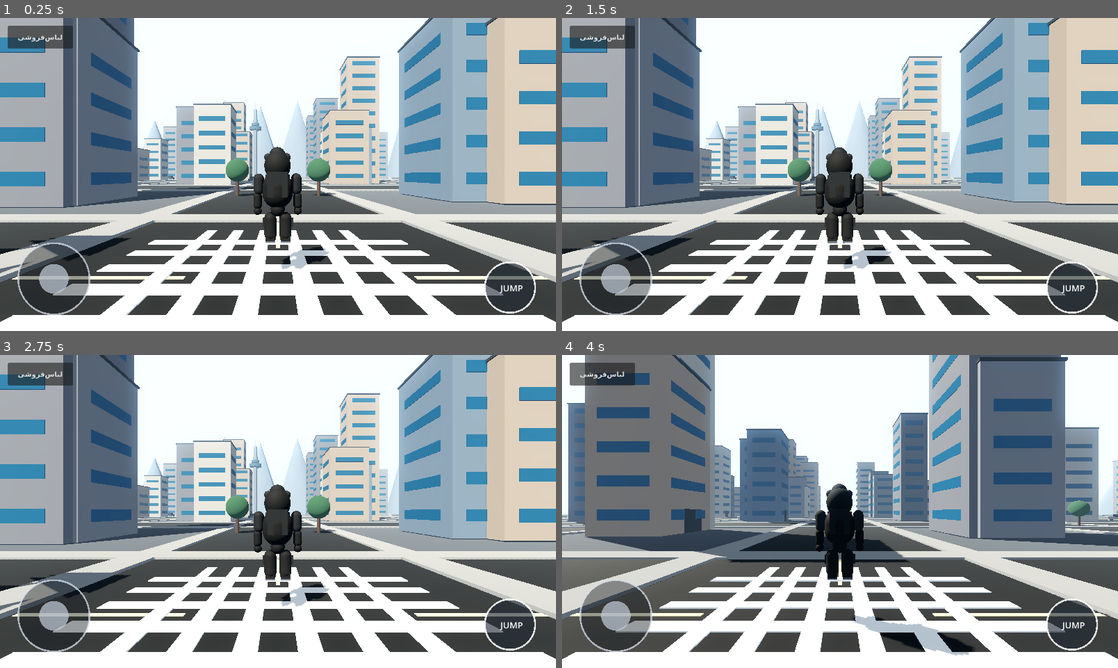
Above: before the commit, frames 1-4 (two rows, left to right).
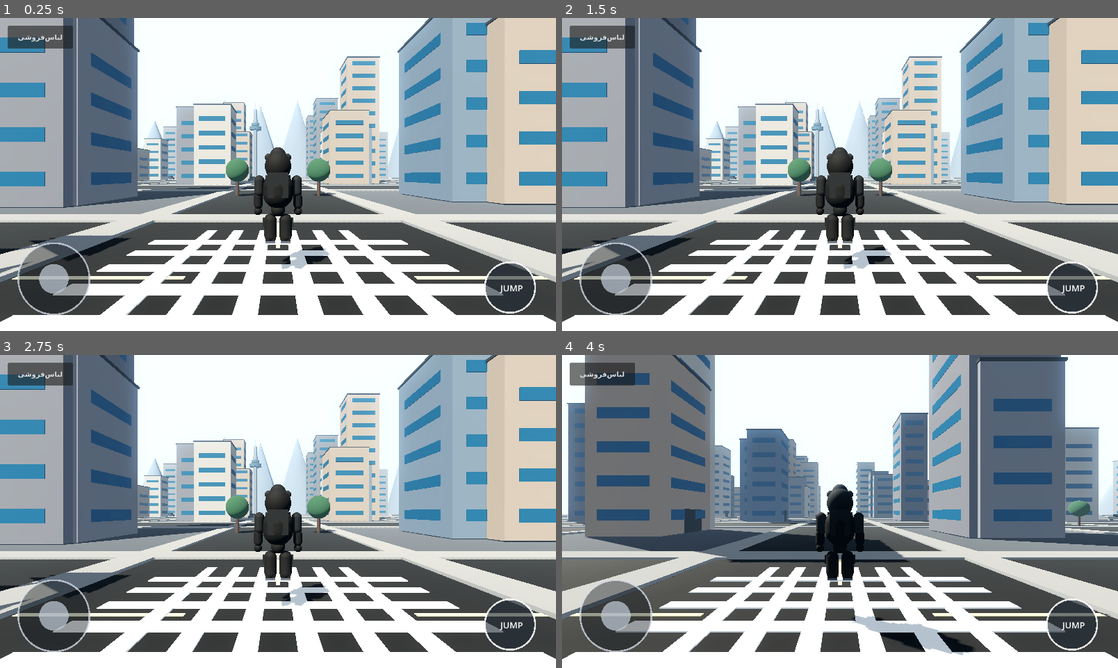
Above: after the commit, the same moments.

Repository: nickdehghani95-cmyk/GHOST-OPEN-WORLD
Game: Godot game, scene res://scenes/main.tscn
Same seed, same stepped clock (60 frames per second), same inputs: the game is played once before the commit and once after it.
Inputs (mouse positions are in pixels of both pictures, inside the frame that each line leads up to):
- Up to frame 1 (0.25 s): no input
- Up to frame 2 (1.5 s): click "لباس‌فروشی" at 0.5 s; tap Enter at 1.25 s; drag from (840, 174) to (895, 105) at 1.27 s
- Up to frame 3 (2.75 s): drag from (166, 527) to (250, 574) at 2.02 s
- Up to frame 4 (4 s): move the mouse to (895, 442) at 2.77 s; hold D (move_right) 2.78-3.5 s; drag from (812, 574) to (673, 464) at 3.52 s

The runs differ from the first frame. In frame 1, 0.2% of the frame differs, in the area x 45-60%, y 41-79%; in frame 2, 0.2%; in frame 3, 0.2%; in frame 4, 0.2%.

Commit message:
Add grounded articulated walk cycle with arm swing

Diff:
--- a/scripts/player.gd
+++ b/scripts/player.gd
@@ -8,6 +8,10 @@
 var jacket_material: StandardMaterial3D
 var avatar: Node3D
 var animation_clock: float = 0.0
+var left_arm_pivot: Node3D
+var right_arm_pivot: Node3D
+var left_leg_pivot: Node3D
+var right_leg_pivot: Node3D
 
 func _ready() -> void:
     _setup_input()
@@ -94,12 +98,21 @@
     _sphere(avatar, "LeftHeadset", 0.09, Vector3(-0.205, 1.88, 0.015), armor)
     _sphere(avatar, "RightHeadset", 0.09, Vector3(0.205, 1.88, 0.015), armor)
 
-    _capsule(avatar, "LeftUpperArm", 0.115, 0.48, Vector3(-0.42, 1.28, 0), fabric)
-    _capsule(avatar, "RightUpperArm", 0.115, 0.48, Vector3(0.42, 1.28, 0), fabric)
-    _capsule(avatar, "LeftForearm", 0.095, 0.38, Vector3(-0.45, 0.91, -0.015), black)
-    _capsule(avatar, "RightForearm", 0.095, 0.38, Vector3(0.45, 0.91, -0.015), black)
-    _sphere(avatar, "LeftGlove", 0.09, Vector3(-0.45, 0.68, -0.02), dark)
-    _sphere(avatar, "RightGlove", 0.09, Vector3(0.45, 0.68, -0.02), dark)
+    left_arm_pivot = Node3D.new()
+    left_arm_pivot.name = "LeftArmJoint"
+    left_arm_pivot.position = Vector3(-0.42, 1.48, 0)
+    avatar.add_child(left_arm_pivot)
+    _capsule(left_arm_pivot, "LeftUpperArm", 0.115, 0.48, Vector3(0, -0.24, 0), fabric)
+    _capsule(left_arm_pivot, "LeftForearm", 0.095, 0.38, Vector3(-0.025, -0.57, -0.015), black)
+    _sphere(left_arm_pivot, "LeftGlove", 0.09, Vector3(-0.03, -0.80, -0.02), dark)
+
+    right_arm_pivot = Node3D.new()
+    right_arm_pivot.name = "RightArmJoint"
+    right_arm_pivot.position = Vector3(0.42, 1.48, 0)
+    avatar.add_child(right_arm_pivot)
+    _capsule(right_arm_pivot, "RightUpperArm", 0.115, 0.48, Vector3(0, -0.24, 0), fabric)
+    _capsule(right_arm_pivot, "RightForearm", 0.095, 0.38, Vector3(0.025, -0.57, -0.015), black)
+    _sphere(right_arm_pivot, "RightGlove", 0.09, Vector3(0.03, -0.80, -0.02), dark)
 
     _box(avatar, "TacticalVest", Vector3(0.57, 0.52, 0.18), Vector3(0, 1.23, -0.235), armor)
     for i in range(4):
@@ -109,14 +122,23 @@
     _box(avatar, "LeftShoulderPatch", Vector3(0.13, 0.10, 0.035), Vector3(-0.49, 1.37, -0.04), metal)
 
     _capsule(avatar, "Waist", 0.27, 0.32, Vector3(0, 0.72, 0), pants)
-    _capsule(avatar, "LeftCargoLeg", 0.135, 0.62, Vector3(-0.17, 0.34, 0), pants)
-    _capsule(avatar, "RightCargoLeg", 0.135, 0.62, Vector3(0.17, 0.34, 0), pants)
-    _box(avatar, "LeftCargoPocket", Vector3(0.13, 0.19, 0.09), Vector3(-0.28, 0.42, -0.04), fabric)
-    _box(avatar, "RightCargoPocket", Vector3(0.13, 0.19, 0.09), Vector3(0.28, 0.42, -0.04), fabric)
-    _box(avatar, "LeftCombatBoot", Vector3(0.20, 0.16, 0.34), Vector3(-0.17, 0.08, -0.065), boot)
-    _box(avatar, "RightCombatBoot", Vector3(0.20, 0.16, 0.34), Vector3(0.17, 0.08, -0.065), boot)
-    _box(avatar, "LeftBootSole", Vector3(0.205, 0.035, 0.35), Vector3(-0.17, 0.012, -0.065), metal)
-    _box(avatar, "RightBootSole", Vector3(0.205, 0.035, 0.35), Vector3(0.17, 0.012, -0.065), metal)
+    left_leg_pivot = Node3D.new()
+    left_leg_pivot.name = "LeftLegJoint"
+    left_leg_pivot.position = Vector3(-0.17, 0.62, 0)
+    avatar.add_child(left_leg_pivot)
+    _capsule(left_leg_pivot, "LeftCargoLeg", 0.135, 0.62, Vector3(0, -0.31, 0), pants)
+    _box(left_leg_pivot, "LeftCargoPocket", Vector3(0.13, 0.19, 0.09), Vector3(-0.11, -0.20, -0.04), fabric)
+    _box(left_leg_pivot, "LeftCombatBoot", Vector3(0.20, 0.16, 0.34), Vector3(0, -0.54, -0.065), boot)
+    _box(left_leg_pivot, "LeftBootSole", Vector3(0.205, 0.035, 0.35), Vector3(0, -0.608, -0.065), metal)
+
+    right_leg_pivot = Node3D.new()
+    right_leg_pivot.name = "RightLegJoint"
+    right_leg_pivot.position = Vector3(0.17, 0.62, 0)
+    avatar.add_child(right_leg_pivot)
+    _capsule(right_leg_pivot, "RightCargoLeg", 0.135, 0.62, Vector3(0, -0.31, 0), pants)
+    _box(right_leg_pivot, "RightCargoPocket", Vector3(0.13, 0.19, 0.09), Vector3(0.11, -0.20, -0.04), fabric)
+    _box(right_leg_pivot, "RightCombatBoot", Vector3(0.20, 0.16, 0.34), Vector3(0, -0.54, -0.065), boot)
+    _box(right_leg_pivot, "RightBootSole", Vector3(0.205, 0.035, 0.35), Vector3(0, -0.608, -0.065), metal)
 
 func _physics_process(delta: float) -> void:
     var input_2d := Input.get_vector("move_left", "move_right", "move_forward", "move_back")
@@ -139,14 +161,24 @@
     if direction.length() > 0.1:
         look_at(global_position + direction, Vector3.UP)
     move_and_slide()
-    # Lightweight procedural idle/walk motion while proper rigged animation assets are prepared.
+    # Animate articulated limbs only while grounded; feet remain aligned with the floor.
     animation_clock += delta
     if avatar:
         var horizontal_speed := Vector2(velocity.x, velocity.z).length()
-        var moving := horizontal_speed > 0.35
-        var bob_amount := 0.045 if moving else 0.012
-        avatar.position.y = sin(animation_clock * (10.0 if moving else 2.0)) * bob_amount
-        avatar.rotation.z = sin(animation_clock * 5.0) * (0.025 if moving else 0.008)
+        var moving := is_on_floor() and horizontal_speed > 0.35
+        var gait_speed := clampf(horizontal_speed / move_speed, 0.0, 1.35)
+        var swing := sin(animation_clock * 8.5) * 0.48 * gait_speed if moving else 0.0
+        if left_leg_pivot:
+            left_leg_pivot.rotation.x = swing
+        if right_leg_pivot:
+            right_leg_pivot.rotation.x = -swing
+        if left_arm_pivot:
+            left_arm_pivot.rotation.x = -swing * 0.72
+        if right_arm_pivot:
+            right_arm_pivot.rotation.x = swing * 0.72
+        # No vertical bob: the character model stays planted instead of appearing to walk in mid-air.
+        avatar.position.y = 0.0
+        avatar.rotation.z = 0.0
 
 func set_outfit_color(color: Color) -> void:
     if jacket_material:
